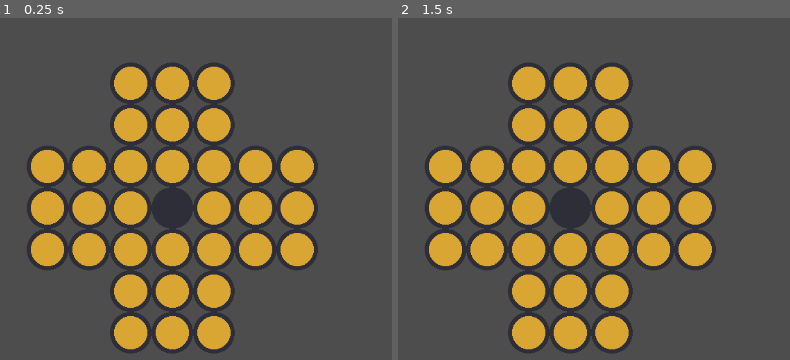
Above: before the commit, frames 1-2 (left to right).
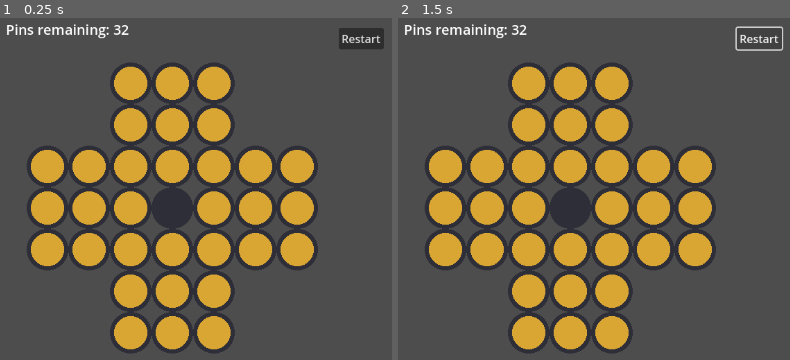
Above: after the commit, the same moments.

Repository: LucasHT22/solitaire-lucas
Game: Godot game, scene res://main.tscn
Same seed, same stepped clock (60 frames per second), same inputs: the game is played once before the commit and once after it.
Inputs (mouse positions are in pixels of both pictures, inside the frame that each line leads up to):
- Up to frame 1 (0.25 s): no input
- Up to frame 2 (1.5 s): click (758, 38) at 0.5 s, where only the run after the commit has a clickable "Restart"; click (758, 38) at 1.25 s, where only the run after the commit has a clickable "Restart"

The runs differ from the first frame. In frame 1, 1.1% of the frame differs, in the area x 1-98%, y 1-10%; in frame 2, 0.8%.

Commit message:
restart logic

Diff:
--- a/solitaire-lucas/main.gd
+++ b/solitaire-lucas/main.gd
@@ -7,12 +7,16 @@
 
 var board: Array = []
 var selected = null
+var game_over_message: String = ""
 
 func _ready() -> void:
 	init_board()
 	queue_redraw()
 
 func _draw() -> void:
+	var font = ThemeDB.fallback_font
+	draw_string(font, Vector2(20, 30), "Pins remaining: %d" % count_pegs(), HORIZONTAL_ALIGNMENT_CENTER, -1, 20)
+
 	for r in range(GRID_SIZE):
 		for c in range(GRID_SIZE):
 			if board[r][c] == -1:
@@ -25,6 +29,9 @@
 					col = Color(0.95, 0.3, 0.3)
 				draw_circle(pos, RADIUS, col)
 
+	if game_over_message != "":
+		draw_string(font, Vector2(20, 600), game_over_message, HORIZONTAL_ALIGNMENT_CENTER, -1, 20)
+
 func _input(event: InputEvent) -> void:
 	if event is InputEventMouseButton and event.pressed and event.button_index == MOUSE_BUTTON_LEFT:
 		var local: Vector2 = event.position
@@ -36,6 +43,8 @@
 				if local.distance_to(pos) <= RADIUS + 6:
 					handle_click(Vector2i(c, r))
 					return
+	elif event is InputEventKey and event.pressed and event.keycode == KEY_R:
+		restart_game()
 
 func try_move(from: Vector2i, to: Vector2i) -> bool:
 	if board[to.y][to.x] != 0:
@@ -75,6 +84,7 @@
 
 	if try_move(selected, cell):
 		selected = null
+		check_game_over()
 	else:
 		if board[r][c] == 1:
 			selected = cell
@@ -99,3 +109,45 @@
 	if r < 2 or r > 4:
 		return c >= 2 and c <= 4
 	return true
+
+func count_pegs() -> int:
+	var pegs = 0
+	for r in range(GRID_SIZE):
+		for c in range(GRID_SIZE):
+			if board[r][c] == 1:
+				pegs += 1
+	return pegs
+
+func has_move(r: int, c: int) -> bool:
+	var dirs = [Vector2i(2, 0), Vector2i(-2, 0), Vector2i(0, 2), Vector2i(0, -2)]
+	for d in dirs:
+		var to = Vector2i(c + d.x, r + d.y)
+		if to.x < 0 or to.x >= GRID_SIZE or to.y < 0 or to.y >= GRID_SIZE:
+			continue
+		if board[to.y][to.x] != 0:
+			continue
+		var mid = Vector2i(c + d.x / 2, r + d.y / 2)
+		if board[mid.y][mid.x] == 1:
+			return true
+	return false
+
+func check_game_over() -> void:
+	var moves_available = false
+	for r in range(GRID_SIZE):
+		for c in range(GRID_SIZE):
+			if board[r][c] == 1 and has_move(r, c):
+				moves_available = true
+	if not moves_available:
+		if count_pegs() == 1:
+			game_over_message = "You win! 1 pin left!"
+		else:
+			game_over_message = "Game over! Pins remaining: %d" % count_pegs()
+
+func restart_game() -> void:
+	init_board()
+	selected = null
+	game_over_message = ""
+	queue_redraw()
+
+func _on_restart_button_pressed() -> void:
+	restart_game()
--- a/solitaire-lucas/main.tscn
+++ b/solitaire-lucas/main.tscn
@@ -4,3 +4,12 @@
 
 [node name="Main" type="Node2D"]
 script = ExtResource("1_ig7tw")
+
+[node name="RestartButton" type="Button" parent="."]
+offset_left = 500.0
+offset_top = 20.0
+offset_right = 565.0
+offset_bottom = 51.0
+text = "Restart"
+
+[connection signal="pressed" from="RestartButton" to="." method="_on_restart_button_pressed"]
